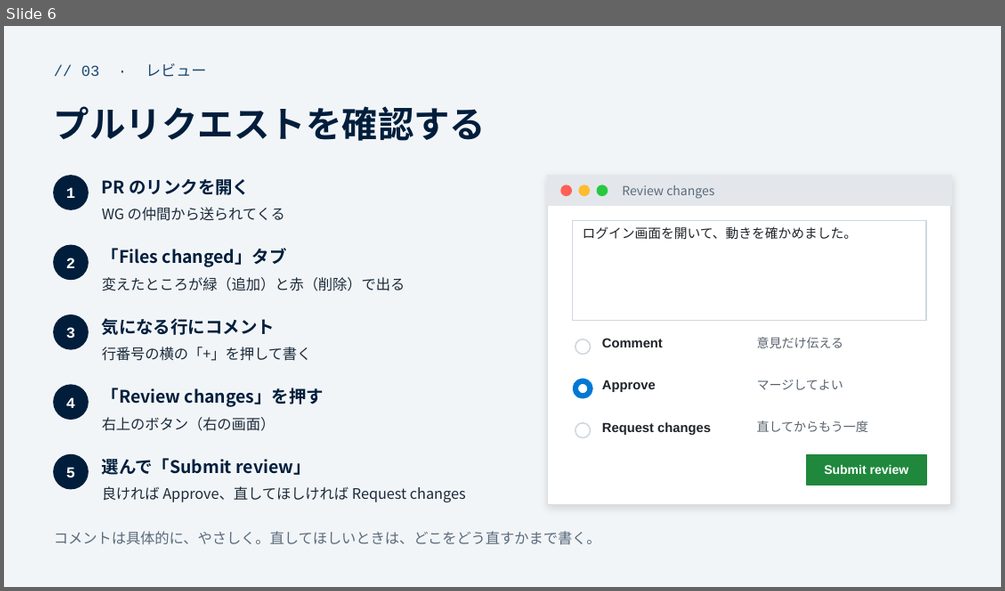
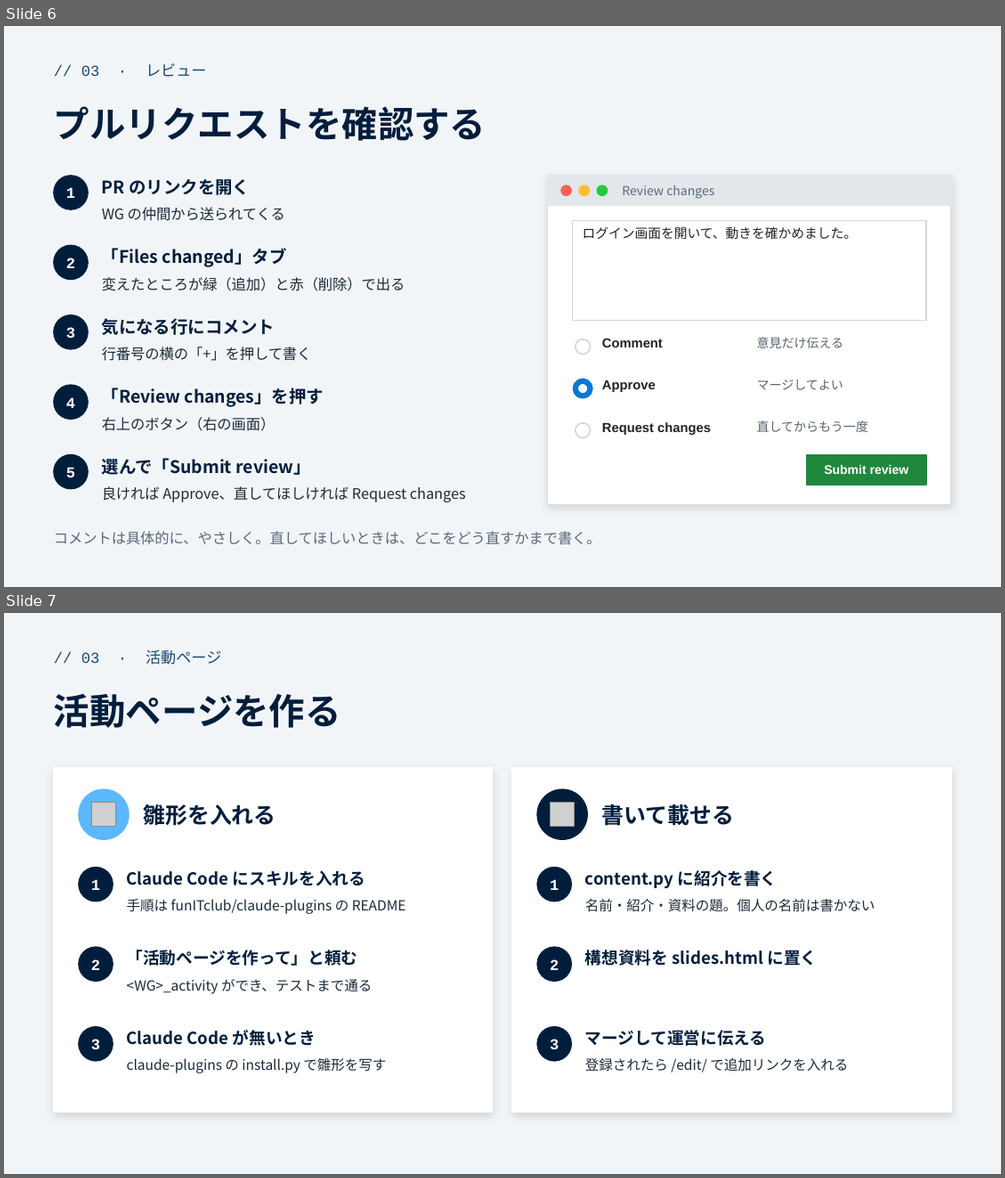
Before and after one commit to funITclub/homepage, a slide deck: static/guide/03_開発の進め方.pptx. Shown one above the other, each under a label of ours: slide 6 before the commit, slides 6 and 7 after it. The pictures are 1005x591 and 1005x1178 pixels, drawn with LibreOffice and Linux fonts; fonts in the diff are those of the drawing; grey boxes stand for pictures. Boxes give left, top, right and bottom in pixels: in the first picture for what was removed or moved away, otherwise in the second. Text is boxed around its words. In the diff, an @@ line names an element or a change of style, - is before the commit and + after.

```diff
--- a/static/guide/03_開発の進め方.pptx
+++ b/static/guide/03_開発の進め方.pptx
@@ slide 7 added at [4, 613, 1001, 1174], background #F2F5F8 @@
@@ text added at [81, 650, 221, 665], 11 pt, text #1A4A70 @@
+// 03 · 活動ページ
@@ text added at [54, 693, 341, 728], 26 pt, text #001E3C, bold @@
+活動ページを作る
@@ rectangle added at [54, 768, 493, 1111], fill #FFFFFF, outline #FFFFFF 1 pt @@
@@ rectangle added at [512, 768, 951, 1111], fill #FFFFFF, outline #FFFFFF 1 pt @@
@@ ellipse added at [79, 789, 129, 839], fill #5BB8FF, outline #5BB8FF 1 pt @@
@@ ellipse added at [537, 789, 587, 839], fill #001E3C, outline #001E3C 1 pt @@
@@ picture added at [92, 803, 115, 827] @@
@@ text added at [144, 803, 276, 826], 16 pt, text #001E3C, bold @@
+雛形を入れる
@@ picture added at [550, 803, 574, 827] @@
@@ text added at [602, 803, 734, 826], 16 pt, text #001E3C, bold @@
+書いて載せる
@@ ellipse added at [79, 868, 113, 901], fill #001E3C, outline #001E3C 1 pt @@
@@ text added at [91, 879, 100, 890], 11 pt, text #FFFFFF, bold @@
+1
@@ text added at [127, 870, 365, 886], 12 pt, text #001E3C, bold @@
+Claude Code にスキルを入れる
@@ ellipse added at [537, 868, 571, 901], fill #001E3C, outline #001E3C 1 pt @@
@@ text added at [550, 879, 558, 890], 11 pt, text #FFFFFF, bold @@
+1
@@ text added at [585, 870, 777, 888], 12 pt, text #001E3C, bold @@
+content.py に紹介を書く
@@ text added at [127, 899, 406, 914], 10 pt, text #1B2B3A @@
+手順は funITclub/claude-plugins の README
@@ text added at [585, 899, 875, 912], 10 pt, text #1B2B3A @@
+名前・紹介・資料の題。個人の名前は書かない
@@ ellipse added at [79, 947, 113, 981], fill #001E3C, outline #001E3C 1 pt @@
@@ text added at [91, 959, 100, 970], 11 pt, text #FFFFFF, bold @@
+2
@@ text added at [127, 949, 358, 965], 12 pt, text #001E3C, bold @@
+「活動ページを作って」と頼む
@@ ellipse added at [537, 947, 571, 981], fill #001E3C, outline #001E3C 1 pt @@
@@ text added at [550, 959, 558, 970], 11 pt, text #FFFFFF, bold @@
+2
@@ text added at [585, 949, 817, 965], 12 pt, text #001E3C, bold @@
+構想資料を slides.html に置く
@@ text added at [127, 979, 372, 994], 10 pt, text #1B2B3A @@
+<WG>_activity ができ、テストまで通る
@@ ellipse added at [79, 1027, 113, 1061], fill #001E3C, outline #001E3C 1 pt @@
@@ text added at [91, 1038, 100, 1049], 11 pt, text #FFFFFF, bold @@
+3
@@ text added at [127, 1030, 316, 1046], 12 pt, text #001E3C, bold @@
+Claude Code が無いとき
@@ ellipse added at [537, 1027, 571, 1061], fill #001E3C, outline #001E3C 1 pt @@
@@ text added at [550, 1038, 558, 1049], 11 pt, text #FFFFFF, bold @@
+3
@@ text added at [585, 1030, 767, 1046], 12 pt, text #001E3C, bold @@
+マージして運営に伝える
@@ text added at [127, 1058, 386, 1073], 10 pt, text #1B2B3A @@
+claude-plugins の install.py で雛形を写す
@@ text added at [585, 1058, 848, 1072], 10 pt, text #1B2B3A @@
+登録されたら /edit/ で追加リンクを入れる
```
Also in this commit, not shown: 1 slide changed, 6 other files.
